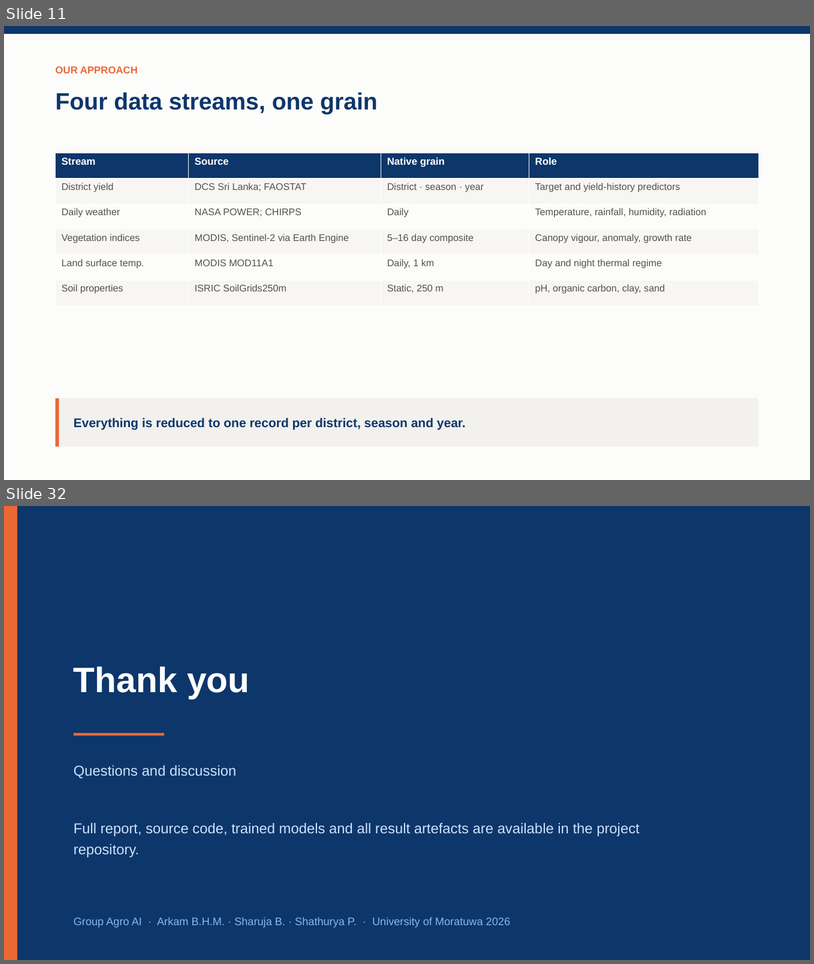
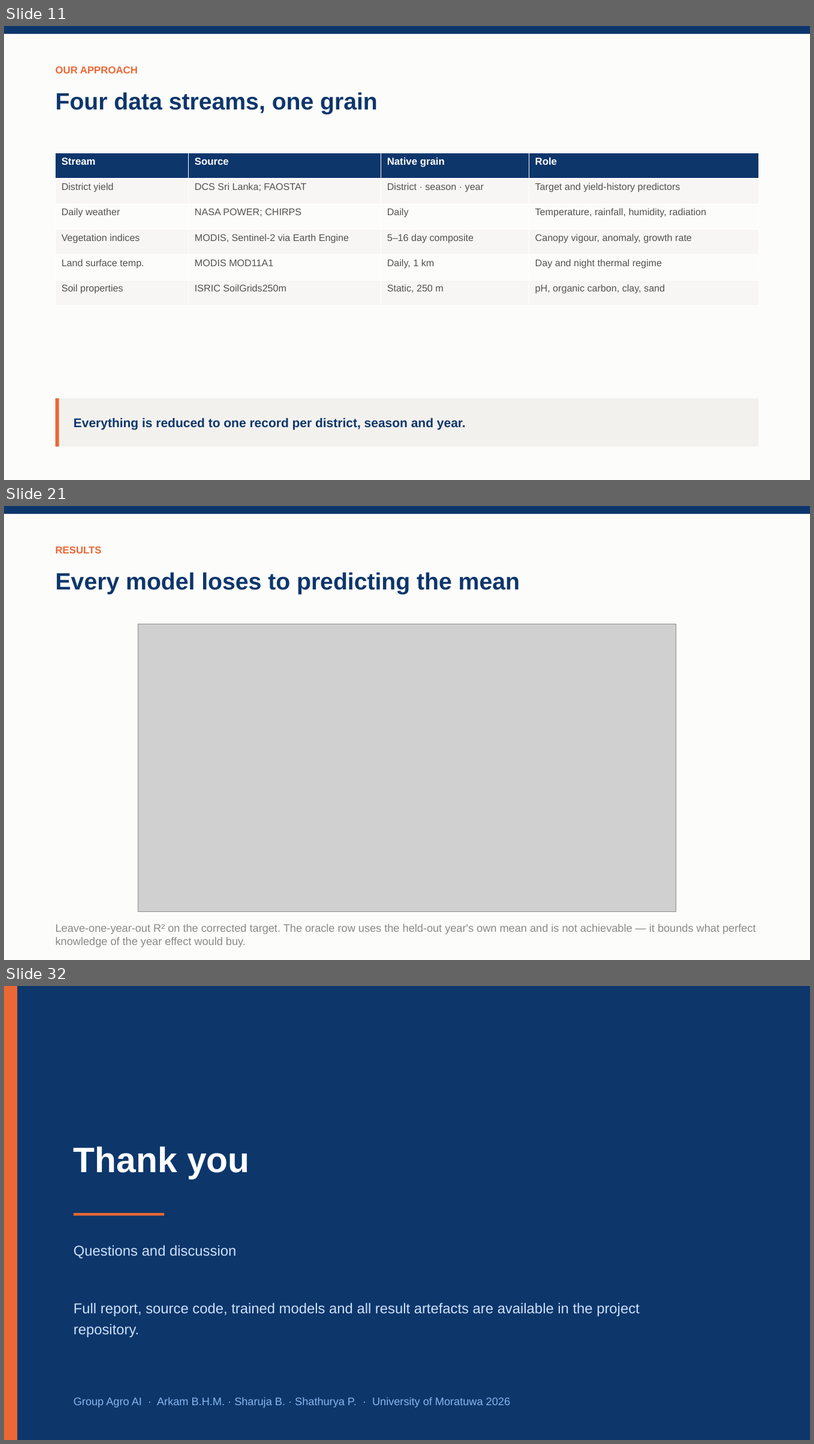
Before and after one commit to Arkambish/AgroAI, a slide deck: outputs/Final_Presentation_AgroAI.pptx. Shown one above the other, each under a label of ours: slides 11 and 32 before the commit, slides 11, 21 and 32 after it; the slides between them are not shown. The pictures are 814x964 and 814x1444 pixels, drawn with LibreOffice and Linux fonts; fonts in the diff are those of the drawing; grey boxes stand for pictures. Boxes give left, top, right and bottom in pixels: in the first picture for what was removed or moved away, otherwise in the second. Text is boxed around its words. In the diff, an @@ line names an element or a change of style, - is before the commit and + after.

```diff
--- a/outputs/Final_Presentation_AgroAI.pptx
+++ b/outputs/Final_Presentation_AgroAI.pptx
@@ slide 21 added at <box>4,506,810,960</box>, background #FCFCFB @@
@@ rectangle added at <box>4,506,810,514</box>, fill #0D366B @@
@@ text added at <box>56,546,102,553</box>, 12 pt, text #EB6834, bold @@
+RESULTS
@@ text added at <box>56,572,520,594</box>, 28 pt, text #0D366B, bold @@
+Every model loses to predicting the mean
@@ picture added at <box>138,624,677,912</box> @@
@@ text added at <box>56,924,756,947</box>, 13 pt, text #8A8983 @@
+Leave-one-year-out R² on the corrected target. The oracle row uses the held-out year's own mean and is not achievable — it bounds what perfect knowledge of the year effect would buy.
```
Also in this commit, not shown: 9 slides changed, 12 other slides added, 13 slides removed, 46 other files.
